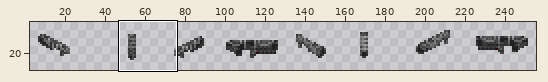
A sprite sheet gets an edit: Resources/AwesomeGuns/Weapons/ROCKET_LAUNCHER/Handobs.gif. Above, an overview of the earlier version with the close-up marked.
Close-up. Before the commit:
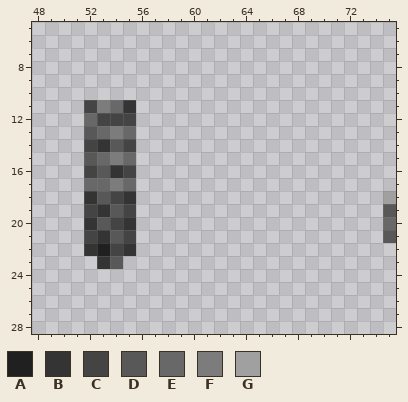
The file is 256x40 pixels. Shown: x 48..75, y 5..28. The wide view leaves out empty margins. The commit also changed other parts of the picture, which this record leaves out.
Palette (. is transparent): A #202020  B #343434  C #444444  D #585858  E #686868  F #7c7c7c  G #a0a0a0
Pixels before, first column x 52:
11 CFEB....................
12 ECCC....................
13 DEFE....................
14 CBDC....................
15 DEFE....................
16 CDBC....................
17 EEFE....................
18 BDCB...................G
19 CBDC...................D
20 BDCB...................E
21 CBDC...................D
22 BACB....................
23 .BD.....................
After:
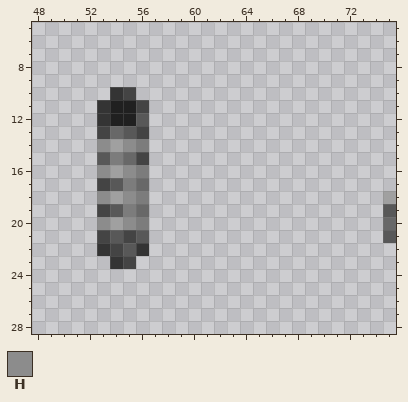
Colours new in this view: H #8c8c8c
What changed:
Colour A replaces colour B in row 11 at x 55.
Colour A replaces colour C in row 12 at x 54 to 55.
Colour A replaces colour E in row 11 at x 54.
Colour B is added in row 10 at x 54; in row 22 at x 56.
Colour B replaces colour A in row 22 at x 53.
Colour B replaces colour C in row 12 at x 53.
Colour B replaces colour D in row 23 at x 54.
Colour B replaces colour F in row 11 at x 53.
Colour C is added in row 10 at x 55; in row 11 at x 56; in row 13 at x 56; in row 15 at x 56; in row 23 at x 55.
Colour C replaces colour B in row 19 at x 53; in row 21 at x 53.
Colour C replaces colour E in row 13 at x 53; in row 17 at x 53.
Colour D is added in row 12 at x 56; in row 21 at x 56.
Colour D replaces colour B in row 22 at x 55.
Colour D replaces colour E in row 13 at x 55; in row 15 at x 53.
Colour D replaces colour F in row 17 at x 54.
Colour E is added in row 17 at x 56; in row 19 at x 56.
Colour E replaces colour F in row 13 at x 54.
Colour F is added in row 14 at x 56; in row 16 at x 56; in row 18 at x 56; in row 20 at x 56.
Colour F replaces colour C in row 19 at x 55.
Colour F replaces colour E in row 17 at x 55.
Colour G replaces colour B in row 16 at x 54.
Colour G replaces colour C in row 18 at x 54; in row 20 at x 54.
Colour G replaces colour D in row 14 at x 54.
Colour H replaces colour B in row 14 at x 53; in row 18 at x 55; in row 20 at x 55.
Colour H replaces colour C in row 14 at x 55; in row 16 at x 55.
Colour H replaces colour D in row 16 at x 53; in row 18 at x 53; in row 20 at x 53.
The author cleared colour B in row 18 at x 52; in row 20 at x 52; in row 22 at x 52; in row 23 at x 53.
The author cleared colour C in row 11 at x 52; in row 14 at x 52; in row 16 at x 52; in row 19 at x 52; in row 21 at x 52.
The author cleared colour D in row 13 at x 52; in row 15 at x 52.
The author cleared colour E in row 12 at x 52; in row 17 at x 52.
Changed places in both close-ups, as pixel boxes (x1, y1, x2, y2):
changed: (84, 87, 149, 269)
